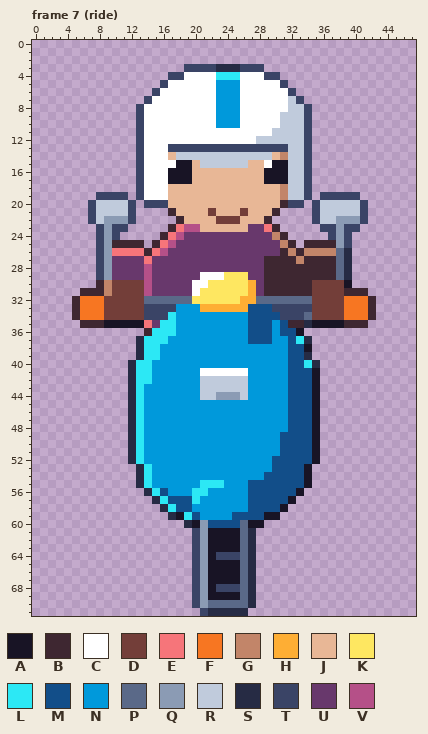
Two versions of one pixel-art file, art/vehicles/minor-scooter.aseprite. Above, as it was before the edit.
48x72 pixels, 10 frames. Shown: frame 7 (ride). The commit also changed other frames, which this record leaves out.
Palette (. is transparent): A #181425  B #3e2731  C #ffffff  D #733e39  E #f6757a  F #f77622  G #c28569  H #feae34  J #e8b796  K #fee761  L #2ce8f5  M #124e89  N #0099db  P #5a6988  Q #8b9bb4  R #c0cbdc  S #262b44  T #3a4466  U #68386c  V #b55088
Pixels before, frame 7 (ride) (only the part around the change), first column x 7:
21 TRRRRT....BJJJJDJJJDJJJB....TR
22 TRQQQT.....BJJJJDDDJJJB.....TR
23 .TQTT.....BEVVJJJJJJUUEB.....T
24 .TQT.....BEVUUUUUUUUUUUGB.....
25 .TQBBBB.BEVUUUUUUUUUUUUUGB.BBB
26 .TQEEEEBEVUUUUUUUUUUUUUUBGBGGG
27 .TQUUUUEUUUUUUUUUUUUUUBBBBGBBB
28 .TQUUUUVUUUUUUUUUUUUUUBBBBBBBB
29 .TQUUUUVUUUUUUCCCKKKUUBBBBBBBB
30 .BGDDDDVUUUUUCCKKKKKHUBBBBBBDD
31 BBGDDDDVUUUUUCKKKKKKHUBBBBBBDD
32 FFDDDDDPPPPPPKKKKKKHHPPPPPPPDD
33 FFDDDDDTTTTNNNHHHHHHMMMTTTTTDD
34 FFDDDDDTTTLNNNNNNNNNMMMMTTTPDD
35 BBAAAAAEULLNNNNNNNNNMMMNMBBSAA
36 .......BLLLNNNNNNNNNMMMNMMA...
37 ......SLLLNNNNNNNNNNMMMNNMLS..
38 ......SLLNNNNNNNNNNNNNNNNMMA..
39 ......SLLNNNNNNNNNNNNNNNNMMS..
40 .....SLLNNNNNNNNNNNNNNNNNMMLS.
41 .....SLLNNNNNNCCCCCCNNNNNMMMA.
42 .....SLLNNNNNNRRRRRRNNNNNMMMA.
And afterwards:
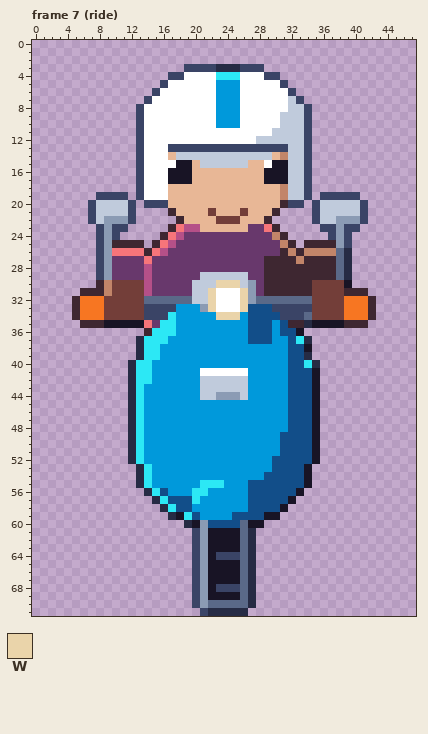
Colours new in this view: W #ead4aa
The edit:
Changed rows in their new state; - is an unchanged pixel.
Frame 7 (ride):
first column x 20:
29 -RRRRRR-
30 RRRWWWRQ
31 RRWCCCWQ
32 RRWCCCWQ
33 -QWCCCW-
34 ---WWW--
Pixel boxes of the changes (left, top, right, bottom) in both pictures:
changed: (192, 272, 256, 320)
